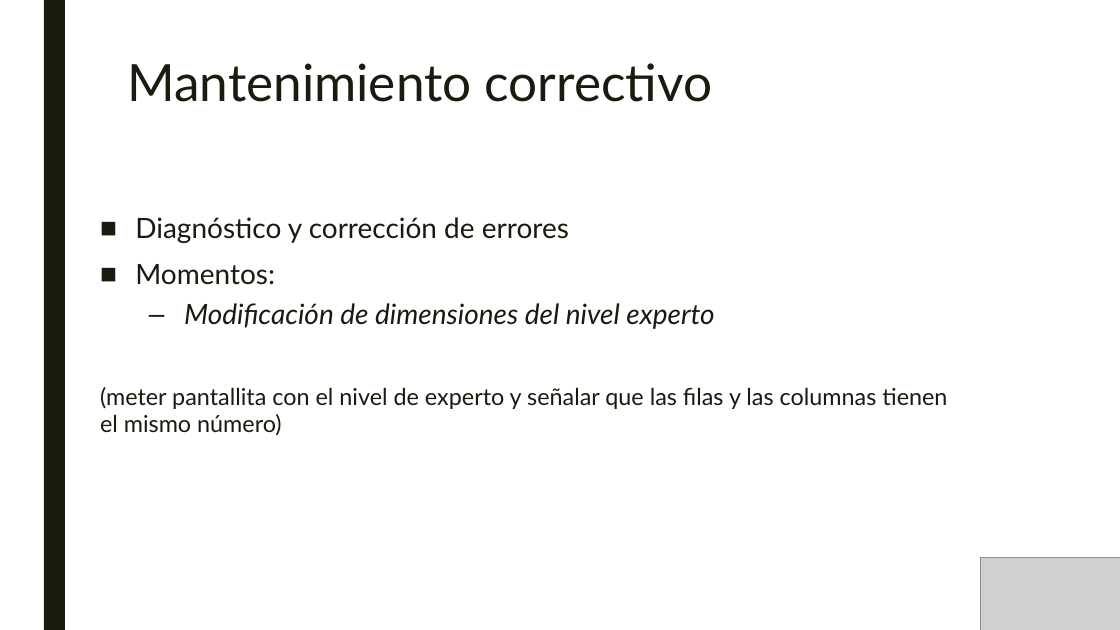
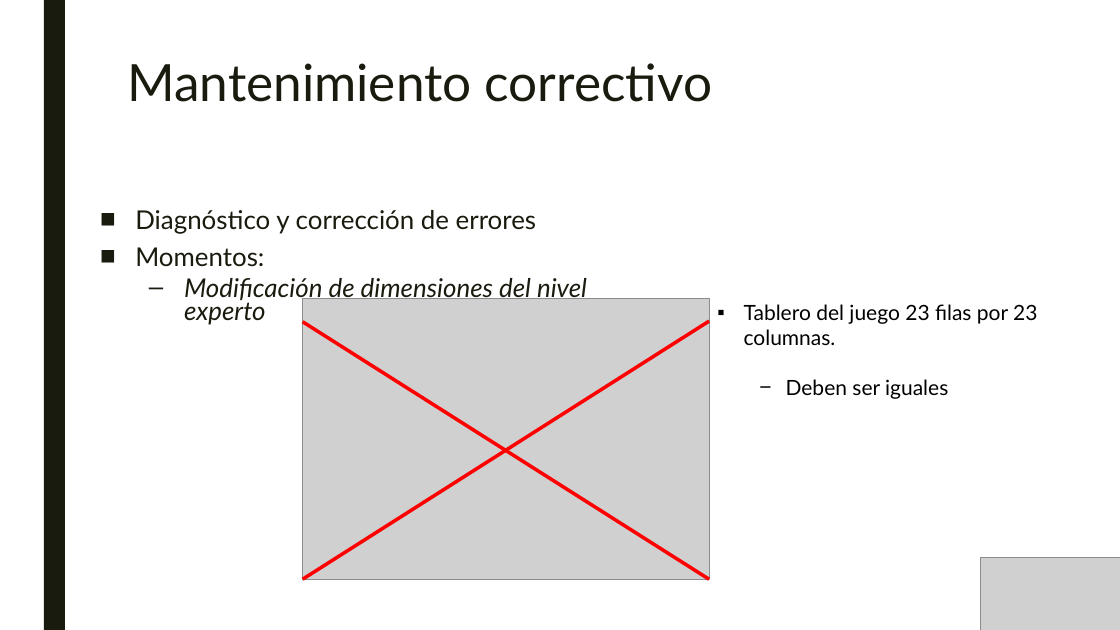
Before and after one commit to SombraJ/practicaAIS, a slide deck: slide 13 of Gestión de un proyecto Software.pptx. Drawn at 1120x630 pixels with LibreOffice and Linux fonts; fonts in the diff are those of the drawing; grey boxes stand for pictures. Boxes give left, top, right and bottom in pixels: in the first picture for what was removed or moved away, otherwise in the second. Text is boxed around its words. In the diff, an @@ line names an element or a change of style, - is before the commit and + after.

```diff
--- a/Gestión de un proyecto Software.pptx
+++ b/Gestión de un proyecto Software.pptx
@@ text "Diagnóstico y corrección de errores" at (135,210,587,325): size 24 to 22.2 pt; line spacing 0.94 to 0.74 @@
@@ picture added at (302,298,709,580) @@
@@ line added from (302, 580) to (709, 321), #FF0000 3 pt @@
@@ line added from (302, 322) to (709, 580), #FF0000 3 pt @@
@@ text added at (744,304,1037,399), 18 pt, text #000000 @@
+▪ Tablero del juego 23 filas por 23 columnas.
+  − Deben ser iguales
@@ text at (100,387,947,435): paragraph removed @@
-(meter pantallita con el nivel de experto y señalar que las filas y las columnas tienen el mismo número)
```
Also in this commit, not shown: 8 other slides changed.
